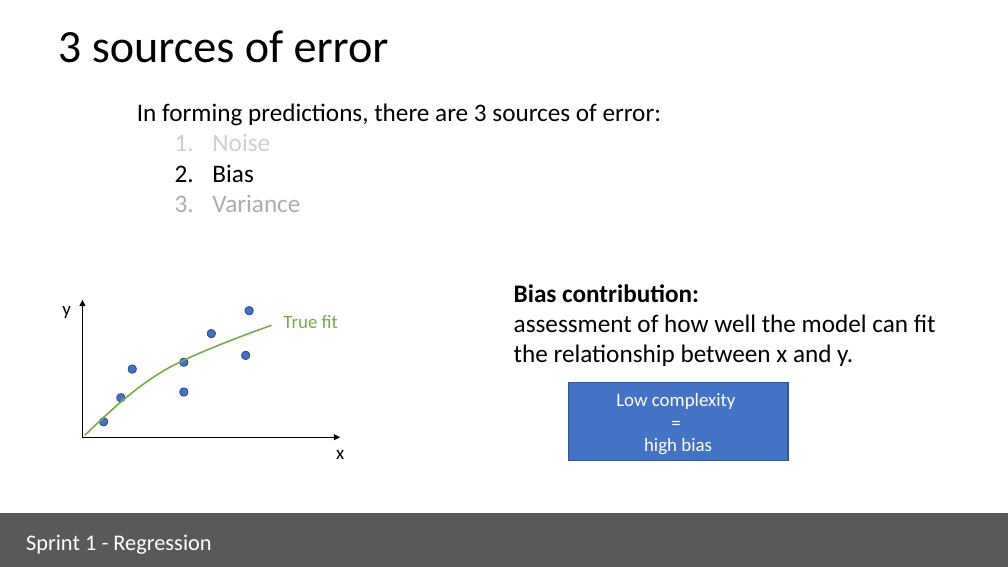
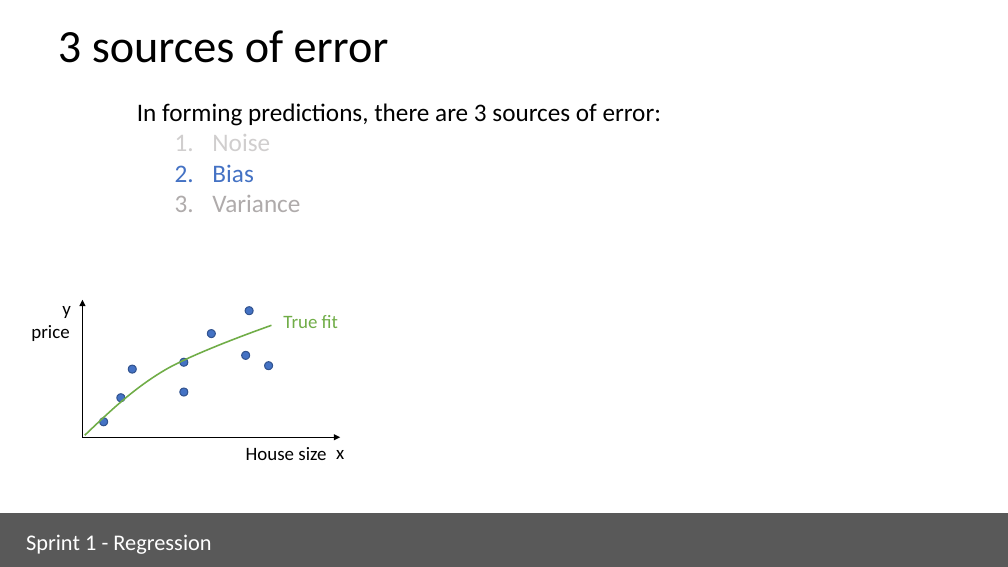
Before and after one commit to ua-dsf/ML_sprint, a slide deck: slide 19 of sprint1_regression/module1_regression_part2.pptx (slide 12 before the commit). Drawn at 1008x567 pixels with LibreOffice and Linux fonts; fonts in the diff are those of the drawing. Boxes give left, top, right and bottom in pixels: in the first picture for what was removed or moved away, otherwise in the second. Text is boxed around its words. In the diff, an @@ line names an element or a change of style, - is before the commit and + after.

```diff
--- a/sprint1_regression/module1_regression_part2.pptx
+++ b/sprint1_regression/module1_regression_part2.pptx
@@ text at (212,164,253,182): text colour #000000 to #4472C4 in "Bias" @@
@@ text removed at (514,284,936,366) @@
-Bias contribution:
-assessment of how well the model can fit the relationship between x and y.
@@ text added at (31,325,69,341), 18 pt, text #000000 @@
+price
@@ ellipse added at (265,361,273,370), fill #4472C4, outline #325491 1 pt @@
@@ rectangle removed at (569,383,789,461) @@
-Low complexity
-=
-high bias
@@ text added at (246,447,326,460), 18 pt, text #000000 @@
+House size
```
Also in this commit, not shown: 25 other slides changed, 31 slides added, 3 other files.
